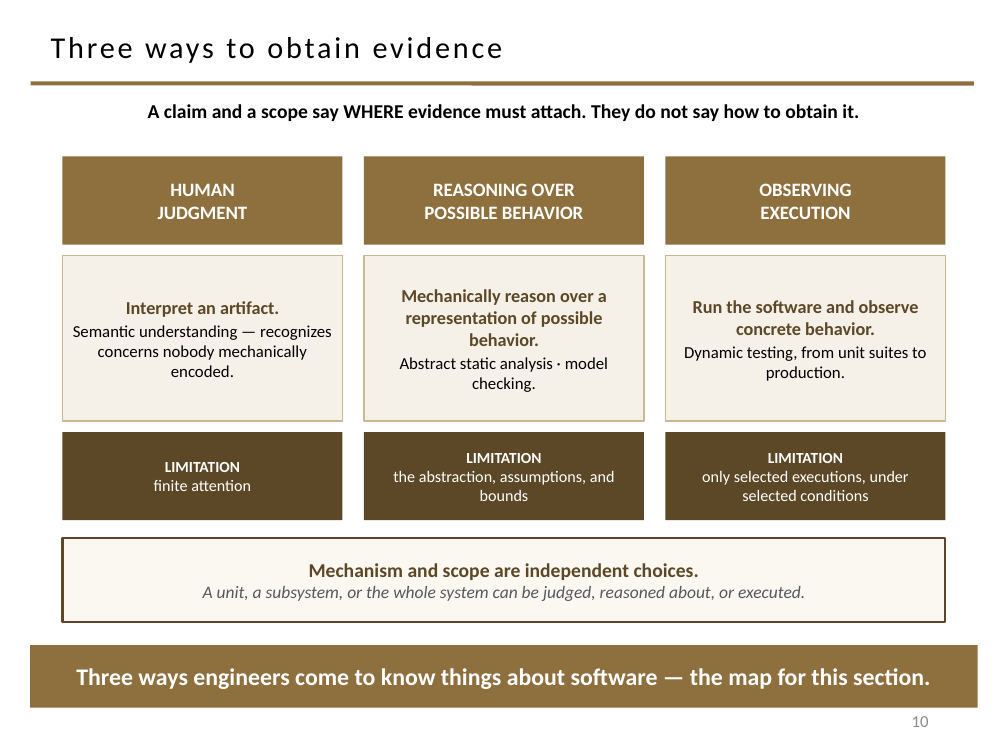
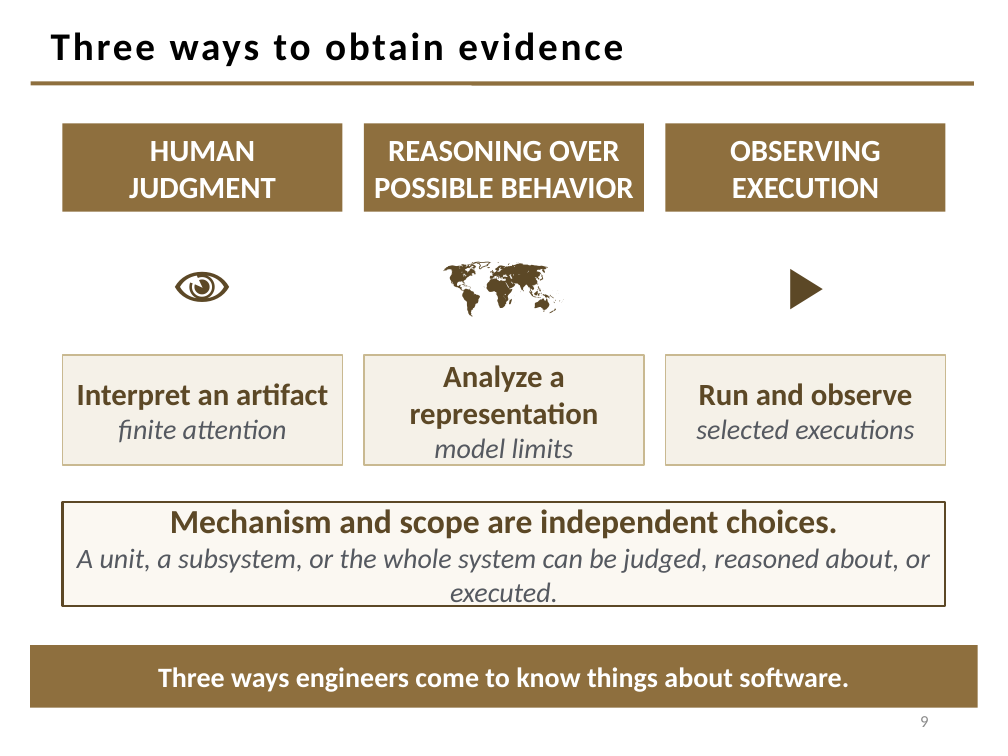
Before and after one commit to davisjam/model-based-agentic-software-engineering, a slide deck: slide 9 of course/lectures/act-1-foundations/08-validation/1-8-Validation.pptx (slide 10 before the commit). Drawn at 1008x756 pixels with LibreOffice and Linux fonts; fonts in the diff are those of the drawing; background and template pictures are left out. Boxes give left, top, right and bottom in pixels: in the first picture for what was removed or moved away, otherwise in the second. Text is boxed around its words. In the diff, an @@ line names an element or a change of style, - is before the commit and + after.

```diff
--- a/course/lectures/act-1-foundations/08-validation/1-8-Validation.pptx
+++ b/course/lectures/act-1-foundations/08-validation/1-8-Validation.pptx
@@ title "Three ways to obtain evidence" at (51, 32, 623, 66): size 21.6 to 28 pt, bold on @@
@@ text removed at (148, 104, 859, 121) @@
-A claim and a scope say WHERE evidence must attach. They do not say how to obtain it.
@@ 3 rectangles: place and size @@
-3 rectangles at (62, 156, 946, 244)
+3 rectangles at (62, 123, 946, 211)
@@ size 13.5 to 22 pt in 3 elements at (62, 123, 343, 211), (364, 123, 644, 211), (665, 123, 946, 211) @@
@@ text added at (62, 234, 343, 333), 40 pt, text #5C4826 @@
+👁
@@ text added at (364, 234, 644, 333), 40 pt, text #5C4826 @@
+🗺
@@ text added at (665, 234, 946, 333), 40 pt, text #5C4826 @@
+▶
@@ rectangle "Interpret an artifact": place and size @@
-rectangle "Interpret an artifact" at (62, 256, 343, 421)
+rectangle "Interpret an artifact" at (62, 355, 343, 465)
@@ rectangle "Analyze a representation": place and size @@
-rectangle "Analyze a representation" at (364, 256, 644, 421)
+rectangle "Analyze a representation" at (364, 355, 644, 465)
@@ rectangle "Run and observe": place and size @@
-rectangle "Run and observe" at (665, 256, 946, 421)
+rectangle "Run and observe" at (665, 355, 946, 465)
@@ text in rectangle at (77, 383, 328, 442): text changed; size 12 to 22 pt; text colour #000000 to #5C4826; bold on @@
-Interpret an artifact.
-Semantic understanding — recognizes concerns nobody mechanically encoded.
+Interpret an artifact
+finite attention
@@ text in rectangle at (410, 365, 599, 465): text changed; size 13 to 22 pt @@
-Mechanically reason over a representation of possible behavior.
-Abstract static analysis · model checking.
+Analyze a representation
+model limits
@@ text in rectangle at (696, 383, 914, 439): text changed; size 12 to 20 pt; text colour #000000 to #555960; italic on @@
-Run the software and observe concrete behavior.
-Dynamic testing, from unit suites to production.
+Run and observe
+selected executions
@@ rectangle removed at (62, 432, 343, 520) @@
-LIMITATION
-finite attention
@@ rectangle removed at (364, 432, 644, 520) @@
-LIMITATION
-the abstraction, assumptions, and bounds
@@ rectangle removed at (665, 432, 946, 520) @@
-LIMITATION
-only selected executions, under selected conditions
@@ rectangle "Mechanism and scope are independent ...": place and size @@
-rectangle "Mechanism and scope are independent ..." at (62, 538, 946, 622)
+rectangle "Mechanism and scope are independent ..." at (62, 502, 946, 607)
@@ rectangle "Mechanism and scope are independent ..." at (62, 502, 946, 607): size 14 to 24 pt in "Mechanism and scope are independent choices."; size 12.5 to 20 pt in "A unit, a subsystem, or the whole ..." @@
@@ text in rectangle at (158, 667, 849, 692): text changed; size 17 to 20 pt @@
-Three ways engineers come to know things about software — the map for this section.
+Three ways engineers come to know things about software.
@@ page number at (920, 716, 928, 727): text changed @@
-10
+9
```
Also in this commit, not shown: 26 other slides changed, 1 slide added, 1 slide removed.
